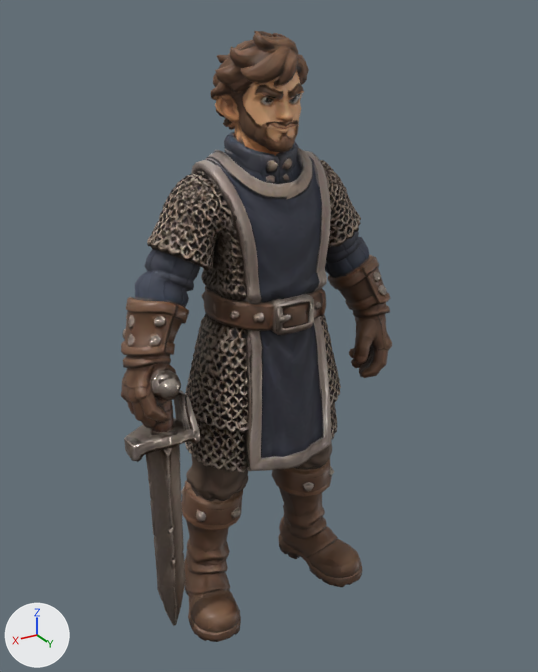
An edit to the glTF model game/static/models/guy.glb, drawn before and after from the same camera.
Before and after are seen from a 50 mm camera at (0.757, 1.301, 1.324) aimed at (0.038, 0.103, 0.725). Lighting does not change. The marker at lower left points along +X, +Y and +Z. The picture after the commit comes second.

The older version as bpy lines, for what is in view:
```python
me_guy_meshdata = bpy.data.meshes.new('guy_MeshData')
me_guy_meshdata.from_pydata(...)  # 8678 vertices, 17332 faces; spans x -0.338..0.326, y -0.139..0.139, z 0.0..1.3
me_guy_meshdata.materials.append(mat_guy_mat)
me_guy_sword_mesh = bpy.data.meshes.new('Guy_Sword_Mesh')
me_guy_sword_mesh.from_pydata(...)  # 373 vertices, 742 faces; spans x -0.074..0.073, y -0.044..0.049, z -0.564..0.043
me_guy_sword_mesh.materials.append(mat_guy_mat)
ob_guy_mesh = bpy.data.objects.new('guy_Mesh', me_guy_meshdata)
ob_guy_mesh.location = (0.0, 0.0, 0.0)
ob_guy_sword = bpy.data.objects.new('Guy_Sword', me_guy_sword_mesh)
ob_guy_sword.location = (0.265, 0.05, 0.594)
```
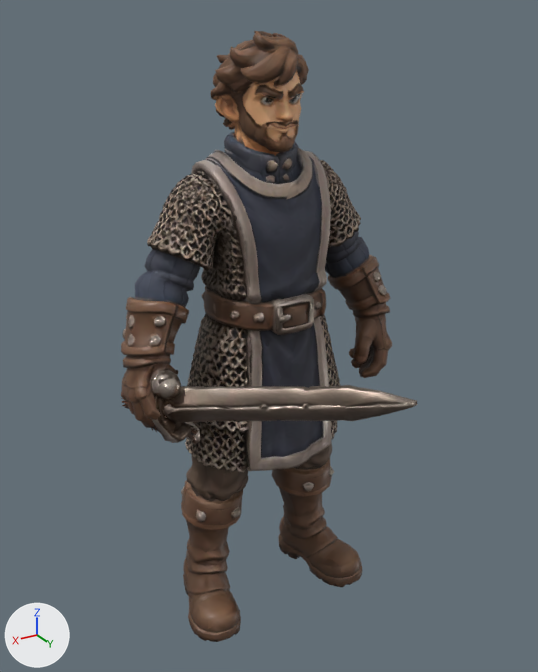
The change, as JSON lines over the scene's bpy script:
```json
{"op": "set", "path": "ob_guy_sword.location", "old": "(0.265, 0.05, 0.594)", "new": "(0.286, 0.02, 0.598)"}
{"op": "set", "path": "ob_guy_sword.rotation_euler", "old": "(0.0, 0.0, 0.0)", "new": "(-0.355, 1.793, -1.293)", "note": "degrees (0, 0, 0) -> degrees (-20, 103, -74)"}
```

Where the change shows, as pixel boxes [x1, y1, x2, y2] in the pictures (538 x 672 px):
```json
{"object": "Guy_Sword", "change": "moved, turned", "before": [124, 390, 199, 626], "after": [121, 370, 418, 443]}
```
